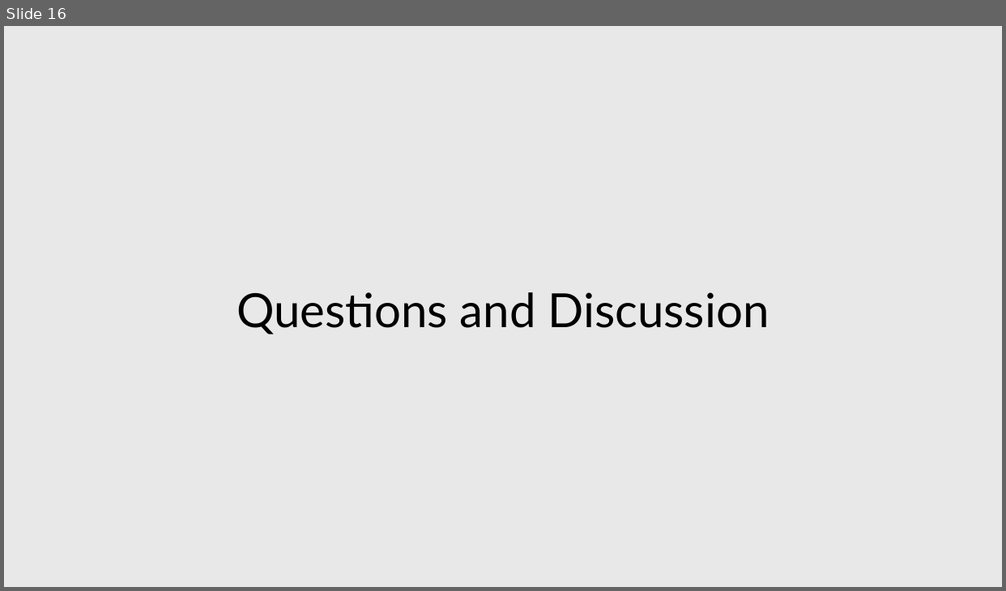
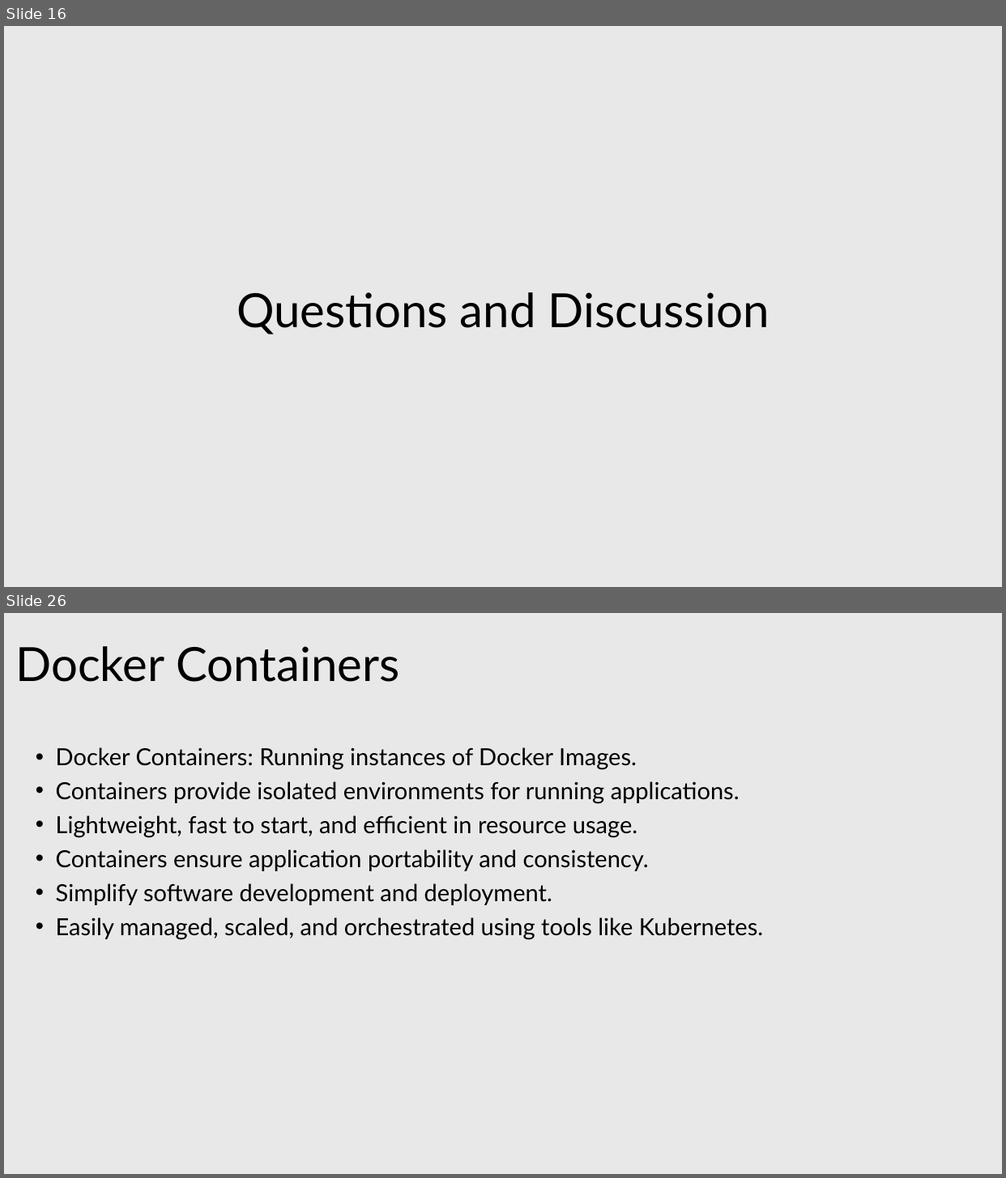
Before and after one commit to tranphuquy19/QA-DevOps-training, a slide deck: DevOps Principles and Practices for QA Professionals.pptx. Shown one above the other, each under a label of ours: slide 16 before the commit, slides 16 and 26 after it; the slides between them are not shown. The pictures are 1006x591 and 1006x1178 pixels, drawn with LibreOffice and Linux fonts; fonts in the diff are those of the drawing. Boxes give left, top, right and bottom in pixels: in the first picture for what was removed or moved away, otherwise in the second. Text is boxed around its words. In the diff, an @@ line names an element or a change of style, - is before the commit and + after.

```diff
--- a/DevOps Principles and Practices for QA Professionals.pptx
+++ b/DevOps Principles and Practices for QA Professionals.pptx
@@ slide 26 added at (x1=4, y1=613, x2=1002, y2=1174), background #E8E8E8 @@
@@ text added at (x1=15, y1=646, x2=399, y2=682), 68 pt, text #000000 @@
+Docker Containers
@@ text added at (x1=56, y1=747, x2=763, y2=939), 34 pt, text #000000 @@
+  • Docker Containers: Running instances of Docker Images.
+  • Containers provide isolated environments for running applications.
+  • Lightweight, fast to start, and efficient in resource usage.
+  • Containers ensure application portability and consistency.
+  • Simplify software development and deployment.
+  • Easily managed, scaled, and orchestrated using tools like Kubernetes.
```
Also in this commit, not shown: 2 slides changed, 27 other slides added, 18 other files.
